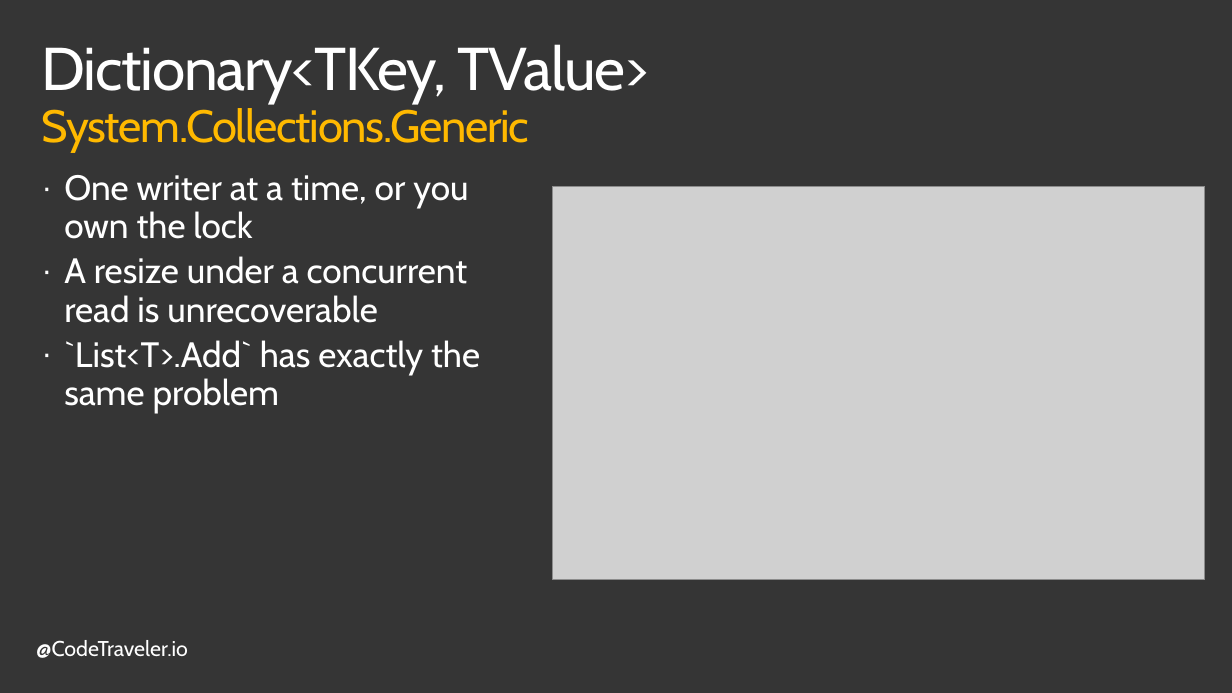
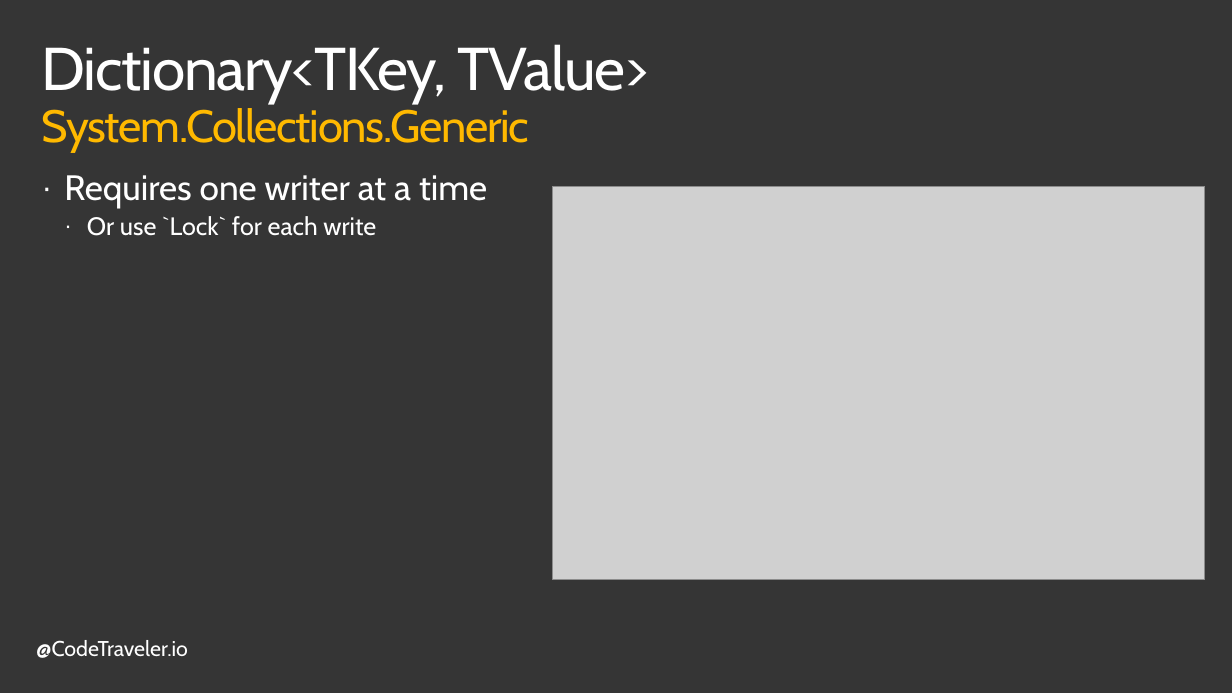
Before and after one commit to TheCodeTraveler/BecomeAnExpertWithAsyncAwait, a slide deck: slide 3 of 8. Concurrent Collections/ConcurrentCollections.pptx (slide 4 before the commit). Drawn at 1232x693 pixels with LibreOffice and Linux fonts; fonts in the diff are those of the drawing; grey boxes stand for pictures; background and template pictures are left out. Boxes give left, top, right and bottom in pixels: in the first picture for what was removed or moved away, otherwise in the second. Text is boxed around its words. In the diff, an @@ line names an element or a change of style, - is before the commit and + after.

```diff
--- a/8. Concurrent Collections/ConcurrentCollections.pptx
+++ b/8. Concurrent Collections/ConcurrentCollections.pptx
@@ text at [64,175,487,236]: text changed @@
-· One writer at a time, or you own the lock
-· A resize under a concurrent read is unrecoverable
-· `List<T>.Add` has exactly the same problem
+· Requires one writer at a time
+  · Or use `Lock` for each write
```
Also in this commit, not shown: 8 other slides changed, 1 slide removed, 1 other file.
